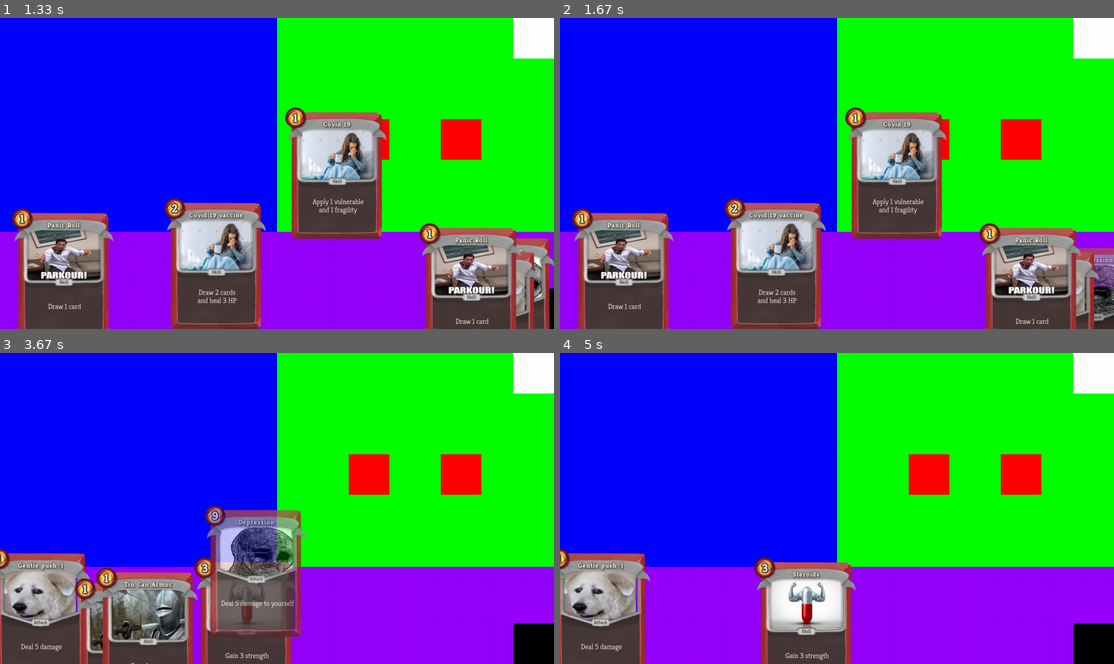
Above: before the commit, frames 1-4 (two rows, left to right).
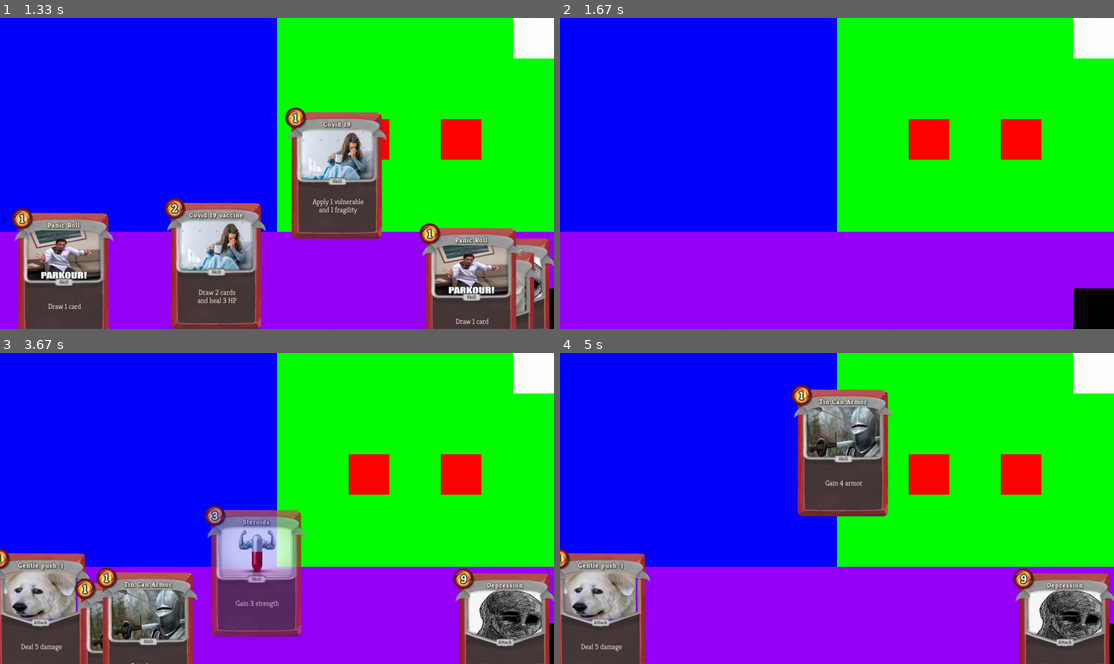
Above: after the commit, the same moments.

Repository: DawidKrolikiewicz/SlayTheSpire-WITH-PYGAME
Game: pygame game, started from CardGame/GameFolder/main.py
Two runs of this game, one before a commit and one after it. Both use one fixed random seed, a clock stepped at 60 frames per second and the inputs below.
Inputs (mouse positions are in pixels of both pictures, inside the frame that each line leads up to):
- Up to frame 1 (1.33 s): press the mouse at (22, 36) at 0.37 s; move the mouse to (60, 83) at 0.47 s; release the mouse at (105, 126) at 0.6 s; press the mouse at (288, 269) at 0.7 s; move the mouse to (188, 185) at 0.8 s; release the mouse at (88, 98) at 0.93 s; press the mouse at (288, 269) at 1.03 s; move the mouse to (310, 220) at 1.13 s; release the mouse at (337, 173) at 1.27 s
- Up to frame 2 (1.67 s): click (1091, 307) at 1.38 s
- Up to frame 3 (3.67 s): press the mouse at (288, 604) at 3.53 s; move the mouse to (254, 570) at 3.63 s
- Up to frame 4 (5 s): release the mouse at (781, 536) at 3.77 s; press the mouse at (704, 614) at 3.87 s; move the mouse to (820, 520) at 3.97 s; release the mouse at (931, 427) at 4.1 s; press the mouse at (704, 614) at 4.2 s; move the mouse to (776, 533) at 4.3 s; release the mouse at (842, 449) at 4.43 s; press the mouse at (1091, 371) at 4.53 s; move the mouse to (914, 387) at 4.63 s; release the mouse at (731, 399) at 4.77 s; press the mouse at (582, 371) at 4.87 s; move the mouse to (726, 489) at 4.97 s

Frame 1 is identical in both runs. In frame 2, 27% of the frame differs, in the area x 2-100%, y 28-100%; in frame 3, 12%; in frame 4, 17%.

Commit message:
current and max health

Diff:
--- a/CardGame/GameFolder/cardsFile.py
+++ b/CardGame/GameFolder/cardsFile.py
@@ -35,48 +35,51 @@
         self.weight = 0
 
     def event_listener(self, ev, player, list_of_enemies, play_rect):
-        pos = pygame.mouse.get_pos()
-        if ev.type == pygame.MOUSEBUTTONDOWN:
-            if self.rect.collidepoint(pos) and player.drag is None:
-                print(self.name)
-                player.drag = self
-                player.drag.image.set_alpha(200)
-        if ev.type == pygame.MOUSEBUTTONUP and player.drag is not None:
-            player.drag.image.set_alpha(255)
-            print(player.drag.target)
-            if player.drag.target is Targeting.ANY:
-                if play_rect.collidepoint(pos):
-                    print(f"Playing {player.drag.name}!")
-                    player.play_card(player, list_of_enemies, None, player.drag)
-            elif player.drag.target is Targeting.ENEMY:
-                for enemy in list_of_enemies:
-                    if enemy.rect.collidepoint(pos):
-                        print(f"Playing {player.drag.name} on {enemy.name}!")
-                        player.play_card(player, list_of_enemies, enemy, player.drag)
-            player.drag = None
+        # COMBAT ENCOUNTER EVENT LISTENER
+        if player.current_room.__class__.__name__ == "CombatEncounter":
+            pos = pygame.mouse.get_pos()
+            if ev.type == pygame.MOUSEBUTTONDOWN:
+                if self.rect.collidepoint(pos) and player.drag is None:
+                    print(self.name)
+                    player.drag = self
+                    self.image.set_alpha(200)
+            if ev.type == pygame.MOUSEBUTTONUP and player.drag == self:
+                self.image.set_alpha(255)
+                if self.target is Targeting.ANY:
+                    if play_rect.collidepoint(pos):
+                        print(f"Playing {self.name}!")
+                        player.play_card(player, list_of_enemies, None, self)
+                elif self.target is Targeting.ENEMY:
+                    for enemy in list_of_enemies:
+                        if enemy.rect.collidepoint(pos):
+                            print(f"Playing {self.name} on {enemy.name}!")
+                            player.play_card(player, list_of_enemies, enemy, self)
+                player.drag = None
 
     def update(self, screen, player, hand_rect):
-        # Bouncing around screen-saver style
-        if self.rect.centery <= hand_rect.top:
-            self.move_y = self.move_speed
-        if self.rect.bottom >= hand_rect.bottom:
-            self.move_y = -self.move_speed
-        if self.rect.centerx <= hand_rect.left:
-            self.move_x = self.move_speed
-        if self.rect.centerx >= hand_rect.right:
-            self.move_x = -self.move_speed
-
-        if player.drag == self:
-            pos = pygame.mouse.get_pos()
-            self.x = pos[0]
-            self.y = pos[1]
-        else:
-            self.x = self.x + self.move_x
-            self.y = self.y + self.move_y
-
-        self.rect.center = (self.x, self.y)
-
-        self.draw(screen)
+        # COMBAT ENCOUNTER EVENT LISTENER
+        if player.current_room.__class__.__name__ == "CombatEncounter":
+            # Bouncing around screen-saver style
+            if self.rect.centery <= hand_rect.top:
+                self.move_y = self.move_speed
+            if self.rect.bottom >= hand_rect.bottom:
+                self.move_y = -self.move_speed
+            if self.rect.centerx <= hand_rect.left:
+                self.move_x = self.move_speed
+            if self.rect.centerx >= hand_rect.right:
+                self.move_x = -self.move_speed
+
+            if player.drag == self:
+                pos = pygame.mouse.get_pos()
+                self.x = pos[0]
+                self.y = pos[1]
+            else:
+                self.x = self.x + self.move_x
+                self.y = self.y + self.move_y
+
+            self.rect.center = (self.x, self.y)
+
+            self.draw(screen)
 
     def draw(self, screen):
         # pygame.draw.rect(screen, (255, 0, 0), self.rect)
--- a/CardGame/GameFolder/characterFile.py
+++ b/CardGame/GameFolder/characterFile.py
@@ -5,7 +5,8 @@
     def __init__(self, name, health):
         pygame.sprite.Sprite.__init__(self)
         self.name = name
-        self.health = health
+        self.max_health = health
+        self.cur_health = health
         self.armor = 0
         self.strength = 0
         self.vulnerability = 0
@@ -16,7 +17,7 @@
 
     def info(self):
         print(f">>  {self.name}'s info is being displayed!")
-        print(f"    Health: {self.health}")
+        print(f"    Health: {self.cur_health} / {self.max_health}")
         print(f"    Armor: {self.armor}")
         print(f"    Buffs: S- {self.strength}, D- {self.dexterity}, V- {self.vulnerability}, F- {self.fragility}")
 
@@ -30,15 +31,15 @@
             else:
                 damage -= target.armor
                 target.armor = 0
-                target.health -= damage
+                target.cur_health -= damage
         else:
-            target.health -= damage
+            target.cur_health -= damage
 
     def add_armor(self, armor, target):
         target.armor += int((armor + self.dexterity) / (1.5 if self.fragility > 0 else 1))
 
     def heal(self, value, target):
-        target.health += value
+        target.cur_health += value
 
     def add_str(self, value, target):
         target.strength += value
--- a/CardGame/GameFolder/roomsFile.py
+++ b/CardGame/GameFolder/roomsFile.py
@@ -51,7 +51,6 @@
             pos = pygame.mouse.get_pos()
             if self.menu_button_1_rect.collidepoint(pos):
                 # Start Button
-                print(self.last_room.__class__.__name__)
                 if self.last_room.__class__.__name__ == "CombatEncounter":
                     # Continue Current Run
                     print("Cont Last Combat")
@@ -133,6 +132,7 @@
             if ev.type == pygame.MOUSEBUTTONDOWN:
                 pos = pygame.mouse.get_pos()
                 if self.end_turn_rect.collidepoint(pos):
+                    player.end_turn()
                     print(f"END TURN")
                     self.state = 3
         for card in player.hand:
@@ -165,8 +165,7 @@
 
         if self.state == 1:
             # ROUND START
-            player.draw_card(5)
-            player.mana = 3
+            player.start_turn()
             for enemy in self.list_of_enemies:
                 enemy.declare_action(player, self.list_of_enemies)
             print(f">>--------------------------------------------------------------------------<<")
@@ -177,21 +176,19 @@
 
         if self.state == 2:
             # PLAYER ACTIONS TURN
-
-            for enemy in self.list_of_enemies:
-                if enemy.health <= 0:
+            for enemy in self.list_of_enemies:
+                if enemy.cur_health <= 0:
                     self.list_of_enemies.remove(enemy)
                     print(f"Enemy {enemy.name} is DEAD!")
 
-            if player.health <= 0:
+            if player.cur_health <= 0:
                 print(f">> (((  LOSE  )))")
                 player.current_room = Menu(None)
-                player.health = 25
-            elif all(enemy.health <= 0 for enemy in self.list_of_enemies):
+                player.end_combat()
+            elif all(enemy.cur_health <= 0 for enemy in self.list_of_enemies):
                 print(f">> (((  WIN!  )))")
                 player.current_room = Menu(None)
-                player.health = 25
-            pass
+            #player.end_combat()
 
         if self.state == 3:
             # END TURN
